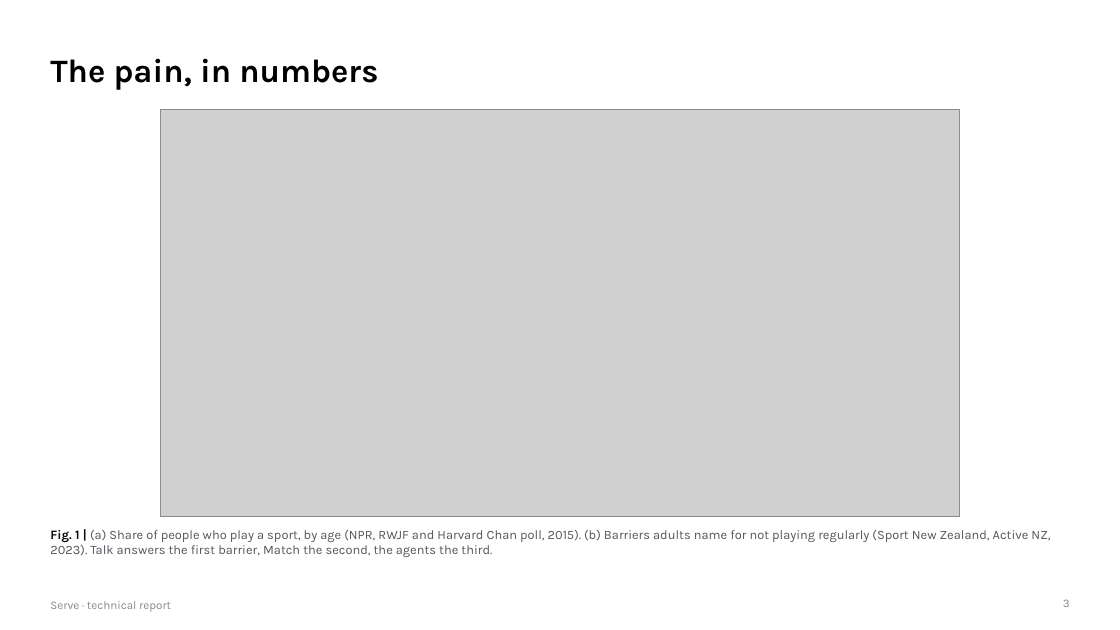
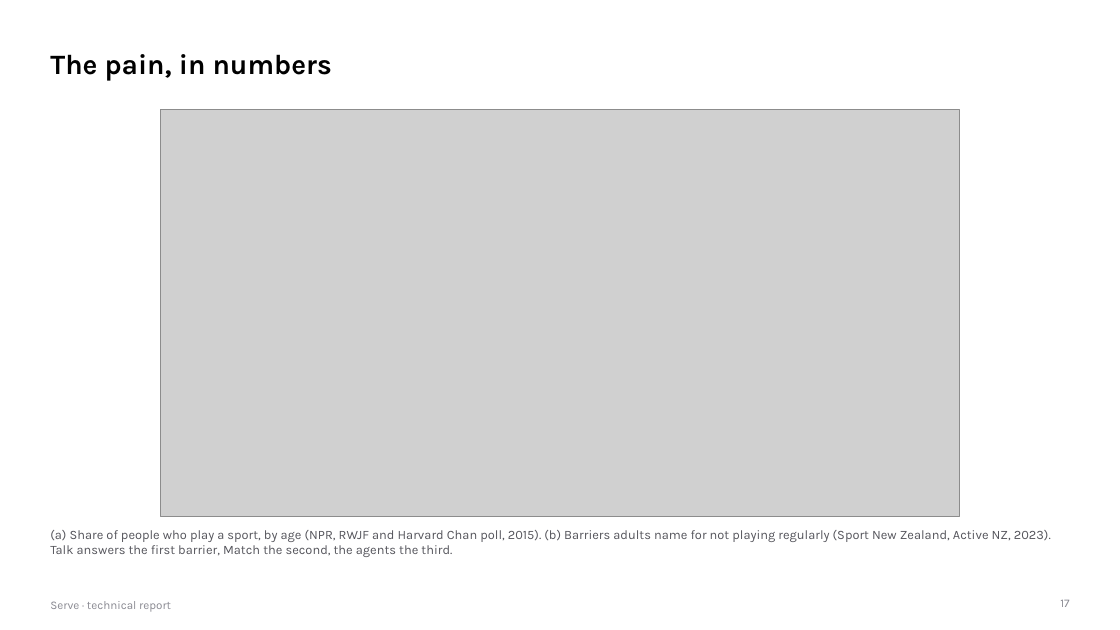
Before and after one commit to gino6178/serve-meta-hackathon, a slide deck: slide 17 of submission/pdf/serve_technical_report.pptx (slide 3 before the commit). Drawn at 1120x630 pixels with LibreOffice and Linux fonts; fonts in the diff are those of the drawing; grey boxes stand for pictures. Boxes give left, top, right and bottom in pixels: in the first picture for what was removed or moved away, otherwise in the second. Text is boxed around its words. In the diff, an @@ line names an element or a change of style, - is before the commit and + after.

```diff
--- a/submission/pdf/serve_technical_report.pptx
+++ b/submission/pdf/serve_technical_report.pptx
@@ title "The pain, in numbers" at [50,54,332,81]: size 28 to 24 pt @@
@@ text at [50,530,1051,557]: text changed @@
-Fig. 1 | (a) Share of people who play a sport, by age (NPR, RWJF and Harvard Chan poll, 2015). (b) Barriers adults name for not playing regularly (Sport New Zealand, Active NZ, 2023). Talk answers the first barrier, Match the second, the agents the third.
+(a) Share of people who play a sport, by age (NPR, RWJF and Harvard Chan poll, 2015). (b) Barriers adults name for not playing regularly (Sport New Zealand, Active NZ, 2023). Talk answers the first barrier, Match the second, the agents the third.
@@ page number at [1060,600,1069,607]: text changed @@
-3
+17
```
Also in this commit, not shown: 36 other slides changed, 7 slides added, 3 slides removed, 4 other files.
